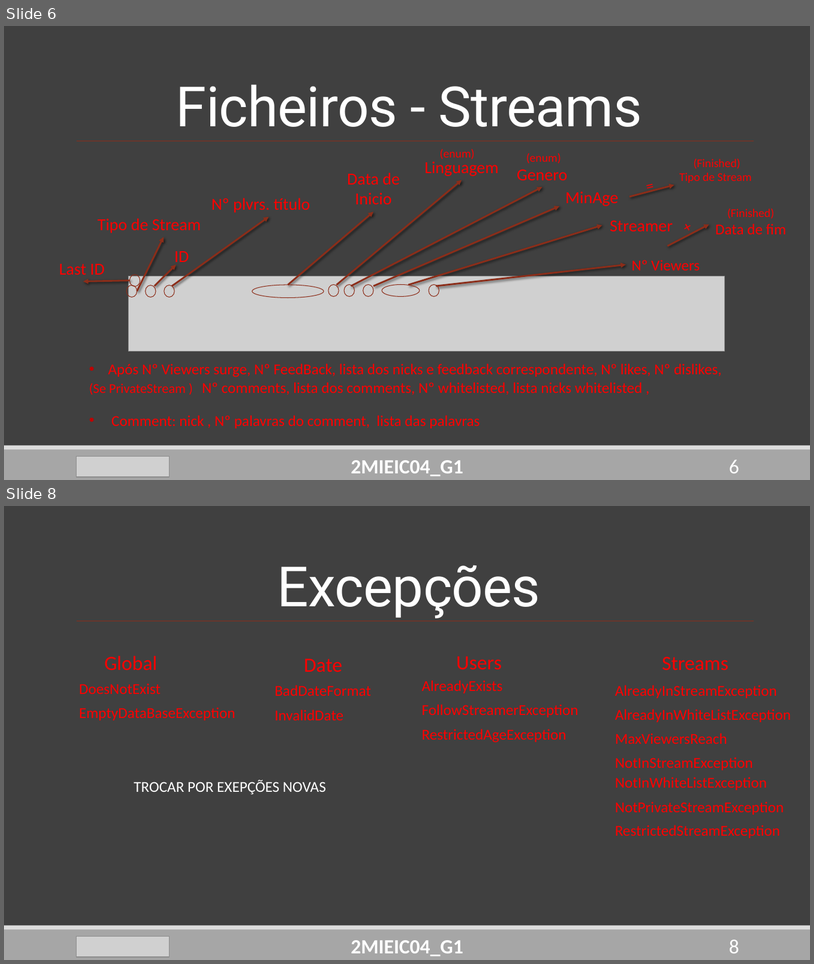
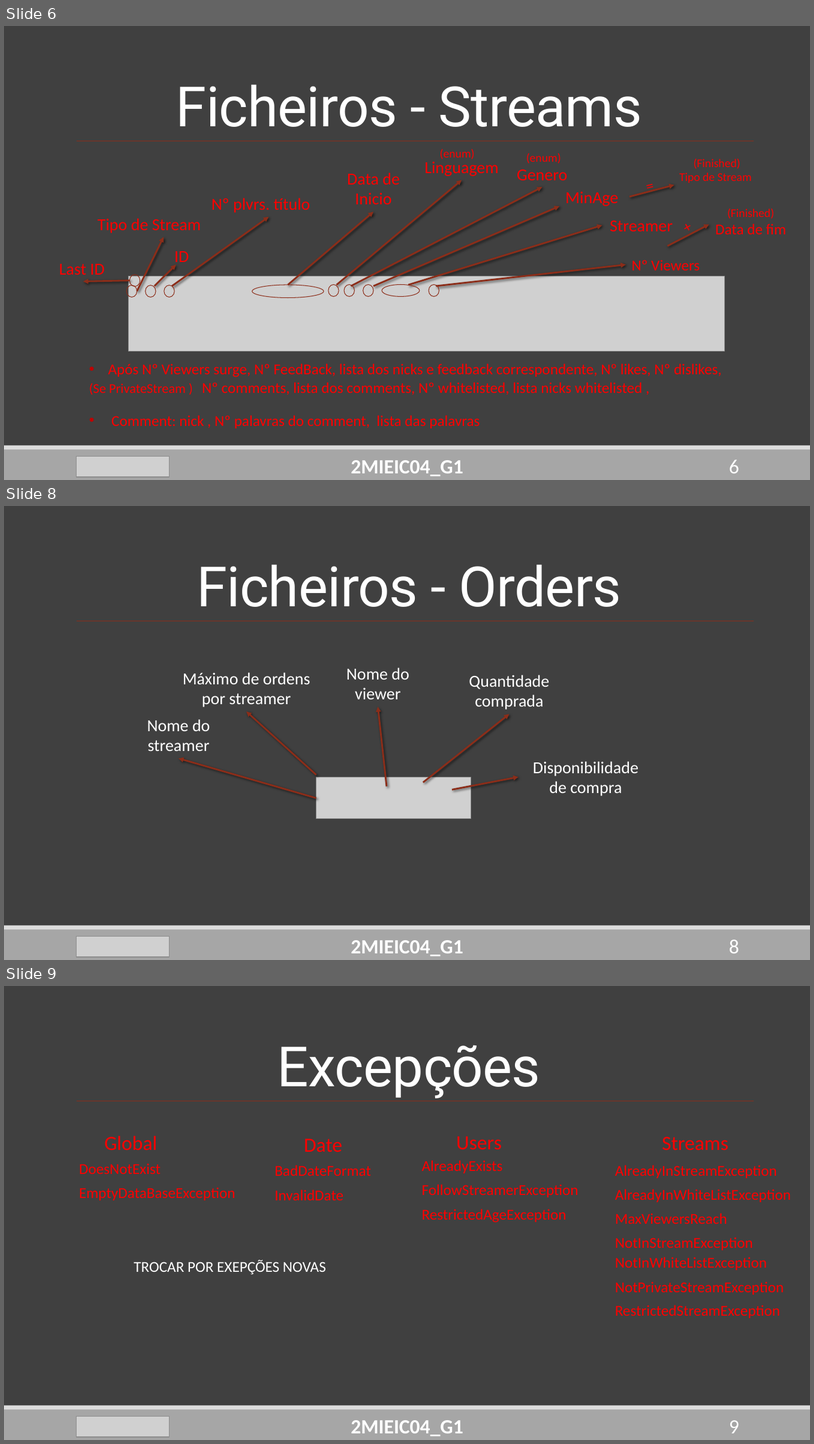
Before and after one commit to DoStini/FEUP-AEDA-proj, a slide deck: StreamZ__P2.pptx. Shown one above the other, each under a label of ours: slides 6 and 8 before the commit, slides 6, 8 and 9 after it; the slides between them are not shown. The pictures are 814x964 and 814x1444 pixels, drawn with LibreOffice and Linux fonts; fonts in the diff are those of the drawing; grey boxes stand for pictures. Boxes give left, top, right and bottom in pixels: in the first picture for what was removed or moved away, otherwise in the second. Text is boxed around its words. In the diff, an @@ line names an element or a change of style, - is before the commit and + after.

Commit message:
add: save orders to file

```diff
--- a/StreamZ__P2.pptx
+++ b/StreamZ__P2.pptx
@@ slide 8 added at (x1=4, y1=506, x2=810, y2=960), background #404040; not listed: 3 template elements that a slide beside it also shows @@
@@ title added at (x1=197, y1=564, x2=622, y2=607), 66 pt, text #FFFFFF @@
+Ficheiros - Orders
@@ line added from (754, 621) to (77, 621), #8C2D19 1 pt @@
@@ text added at (x1=347, y1=667, x2=409, y2=699), 20 pt, text #FFFFFF @@
+Nome do viewer
@@ text added at (x1=183, y1=672, x2=311, y2=707), 20 pt, text #FFFFFF @@
+Máximo de ordens por streamer
@@ text added at (x1=469, y1=675, x2=549, y2=709), 20 pt, text #FFFFFF @@
+Quantidade comprada
@@ text added at (x1=147, y1=719, x2=210, y2=751), 20 pt, text #FFFFFF @@
+Nome do streamer
@@ arrow added from (316, 775) to (246, 712), #8C2D19 2 pt @@
@@ arrow added from (387, 786) to (378, 707), #8C2D19 2 pt @@
@@ arrow added from (423, 783) to (510, 714), #8C2D19 2 pt @@
@@ arrow added from (316, 798) to (179, 758), #8C2D19 2 pt @@
@@ text added at (x1=533, y1=761, x2=639, y2=796), 20 pt, text #FFFFFF @@
+Disponibilidade de compra
@@ picture added at (x1=316, y1=777, x2=471, y2=818) @@
@@ arrow added from (452, 790) to (519, 777), #8C2D19 2 pt @@
@@ picture added at (x1=77, y1=936, x2=170, y2=957) @@
@@ text added at (x1=351, y1=940, x2=464, y2=956), 24 pt, text #FFFFFF, bold @@
+2MIEIC04_G1
@@ page number added at (x1=729, y1=939, x2=740, y2=953), 24 pt, text #FFFFFF @@
+8
@@ what was slide 8 is now slide 9 @@
@@ page number at (x1=729, y1=1420, x2=740, y2=1433): text changed @@
-8
+9
```
Also in this commit, not shown: 3 slides changed, 7 other files.
